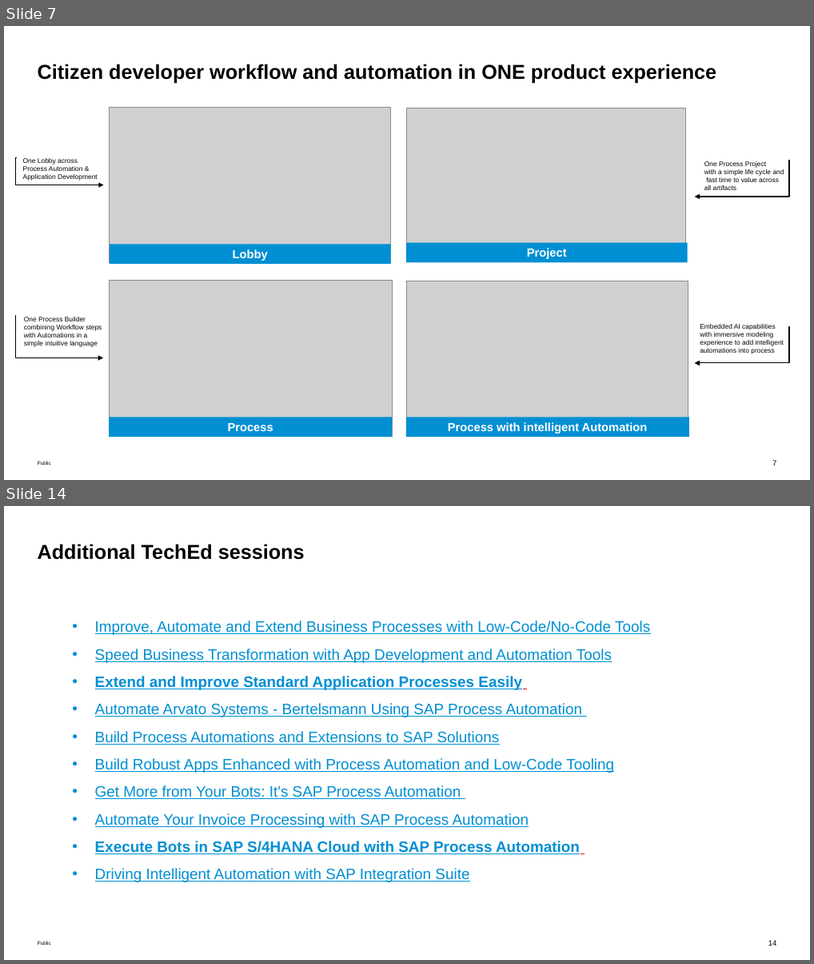
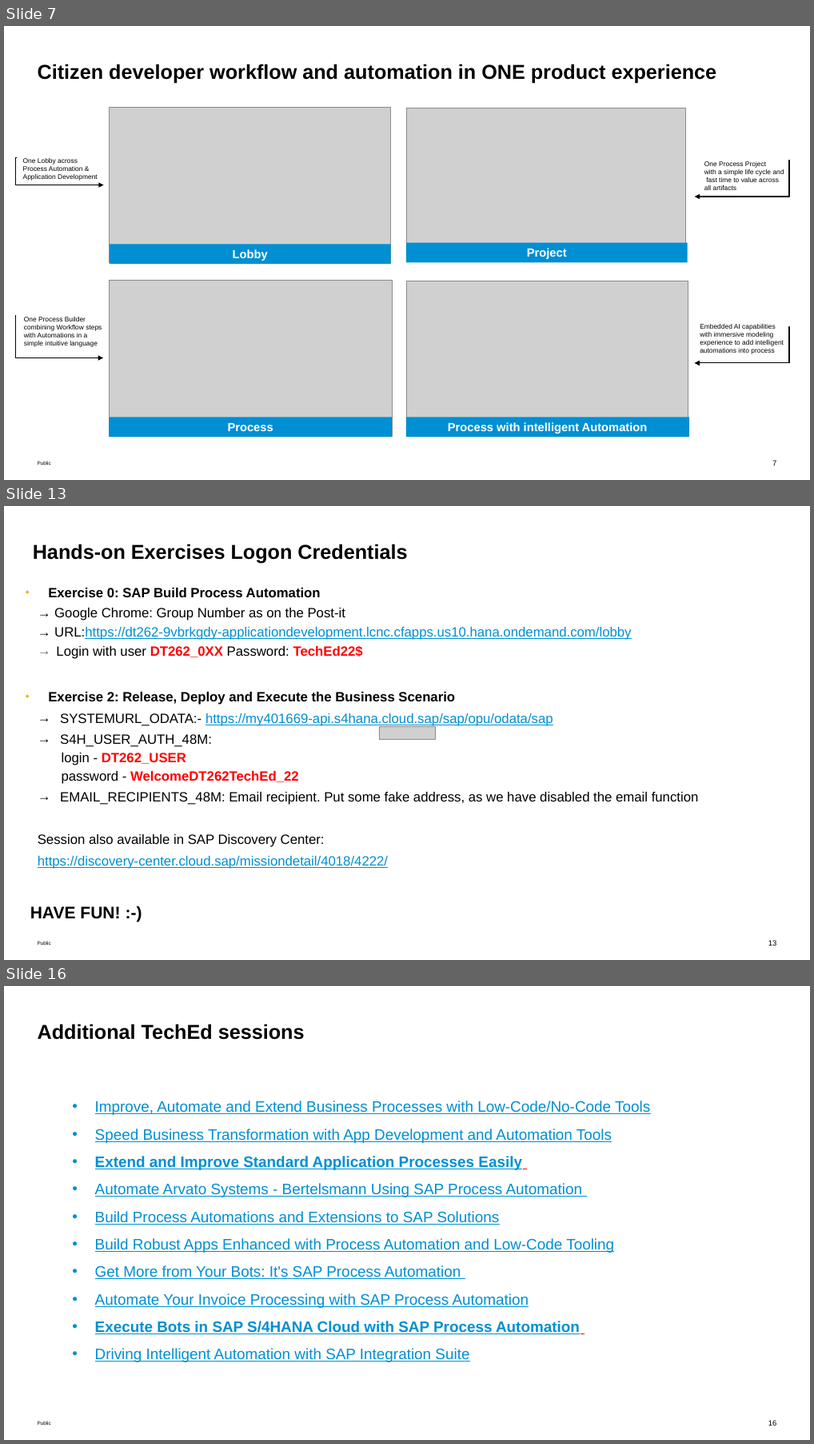
Before and after one commit to SAP-samples/teched2022-DT262, a slide deck: exercises/DT262-Execute Bots Rapidly in SAP S4HANA Cloud with SAP Build Process Automation.pptx. Shown one above the other, each under a label of ours: slides 7 and 14 before the commit, slides 7, 13 and 16 after it; the slides between them are not shown. The pictures are 814x964 and 814x1444 pixels, drawn with LibreOffice and Linux fonts; fonts in the diff are those of the drawing; grey boxes stand for pictures. Boxes give left, top, right and bottom in pixels: in the first picture for what was removed or moved away, otherwise in the second. Text is boxed around its words. In the diff, an @@ line names an element or a change of style, - is before the commit and + after.

```diff
--- a/exercises/DT262-Execute Bots Rapidly in SAP S4HANA Cloud with SAP Build Process Automation.pptx
+++ b/exercises/DT262-Execute Bots Rapidly in SAP S4HANA Cloud with SAP Build Process Automation.pptx
@@ slide 13 added at [4,506,810,960], background #FFFFFF; not listed: 2 template elements that a slide beside it also shows @@
@@ title added at [33,544,407,564], 24 pt, text #000000, bold @@
+Hands-on Exercises Logon Credentials
@@ text added at [30,588,699,919], 16 pt, text #000000 @@
+• Exercise 0: SAP Build Process Automation
+    → Google Chrome: Group Number as on the Post-it
+    → URL:https://dt262-9vbrkgdy-applicationdevelopment.lcnc.cfapps.us10.hana.ondemand.com/lobby
+    → Login with user DT262_0XX Password: TechEd22$
+• Exercise 2: Release, Deploy and Execute the Business Scenario
+  → SYSTEMURL_ODATA:- https://my401669-api.s4hana.cloud.sap/sap/opu/odata/sap
+  → S4H_USER_AUTH_48M:
+      login - DT262_USER
+      password - WelcomeDT262TechEd_22
+  → EMAIL_RECIPIENTS_48M: Email recipient. Put some fake address, as we have disabled the email function
+  Session also available in SAP Discovery Center:
+  https://discovery-center.cloud.sap/missiondetail/4018/4222/
+HAVE FUN! :-)
@@ picture added at [378,726,435,740] @@
@@ what was slide 14 is now slide 16 @@
@@ page number at [769,1420,778,1425]: text changed @@
-14
+16
```
Also in this commit, not shown: 3 slides changed, 4 other slides added, 4 slides removed.
